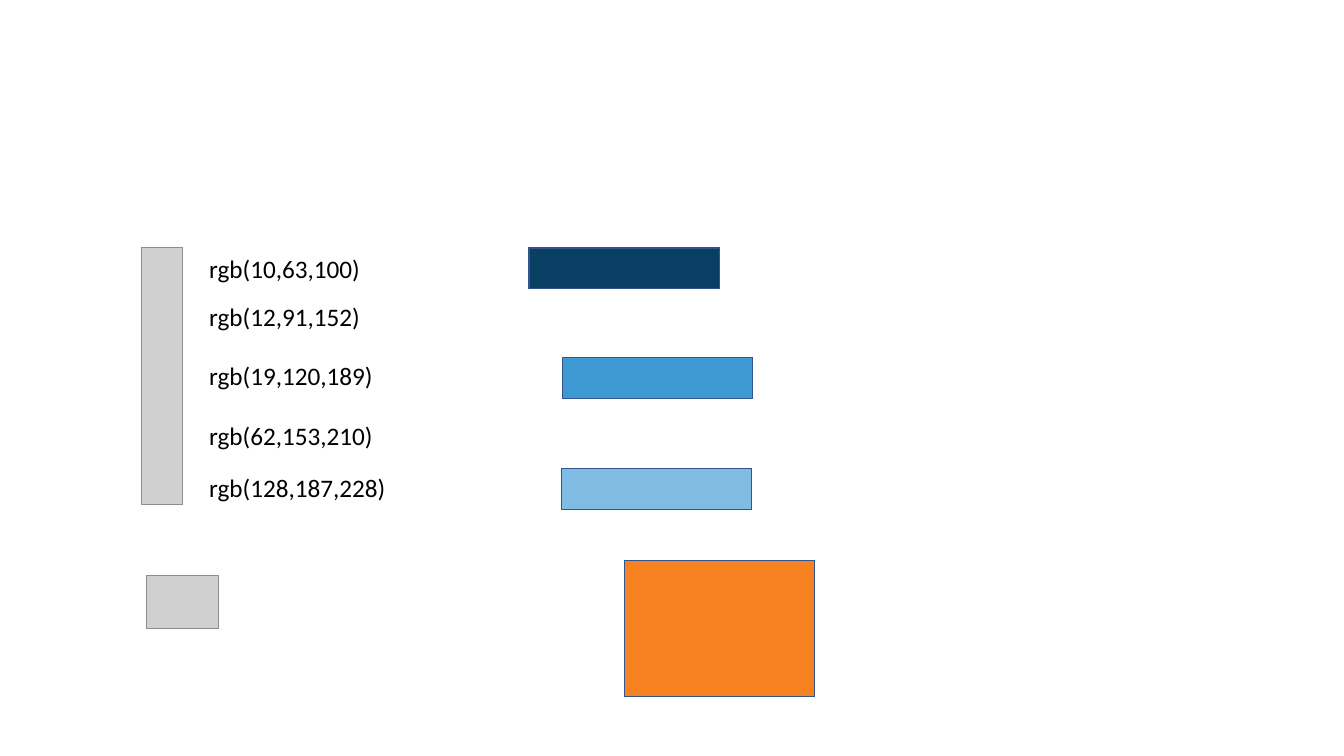
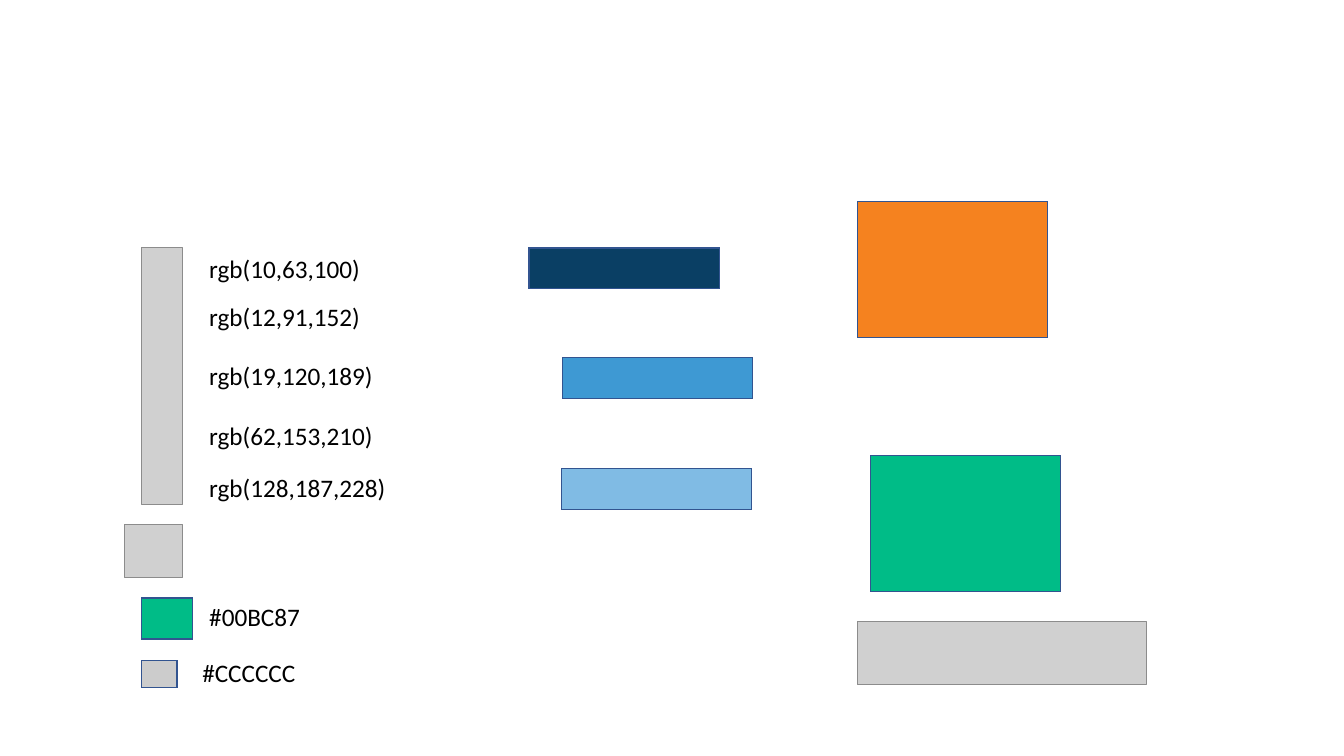
Before and after one commit to pndrake/kffR, a slide deck: slide 1 of Reference/KFF_colors.pptx. Drawn at 1344x756 pixels with LibreOffice and Linux fonts; fonts in the diff are those of the drawing; grey boxes stand for pictures. Boxes give left, top, right and bottom in pixels: in the first picture for what was removed or moved away, otherwise in the second. Text is boxed around its words. In the diff, an @@ line names an element or a change of style, - is before the commit and + after.

```diff
--- a/Reference/KFF_colors.pptx
+++ b/Reference/KFF_colors.pptx
@@ rectangle: place and size @@
-rectangle at (624,561,815,697)
+rectangle at (858,202,1049,338)
@@ rectangle added at (871,456,1062,592), fill #00BC87, outline #325491 1 pt @@
@@ picture: place and size @@
-picture at (147,575,219,628)
+picture at (125,524,182,578)
@@ rectangle added at (141,598,192,638), fill #00BC87, outline #325491 1 pt @@
@@ text added at (209,608,300,627), 18 pt, text #000000 @@
+#00BC87
@@ picture added at (858,622,1146,685) @@
@@ rectangle added at (141,661,176,689), fill #CCCCCC, outline #325491 1 pt @@
@@ text added at (202,665,295,682), 18 pt, text #000000 @@
+#CCCCCC
```
Also in this commit, not shown: 13 other files.
